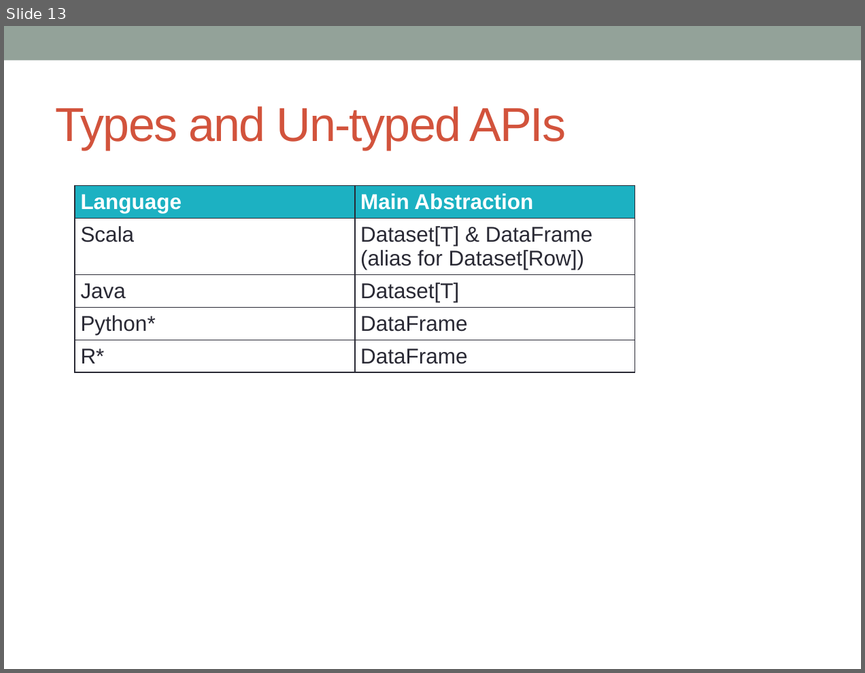
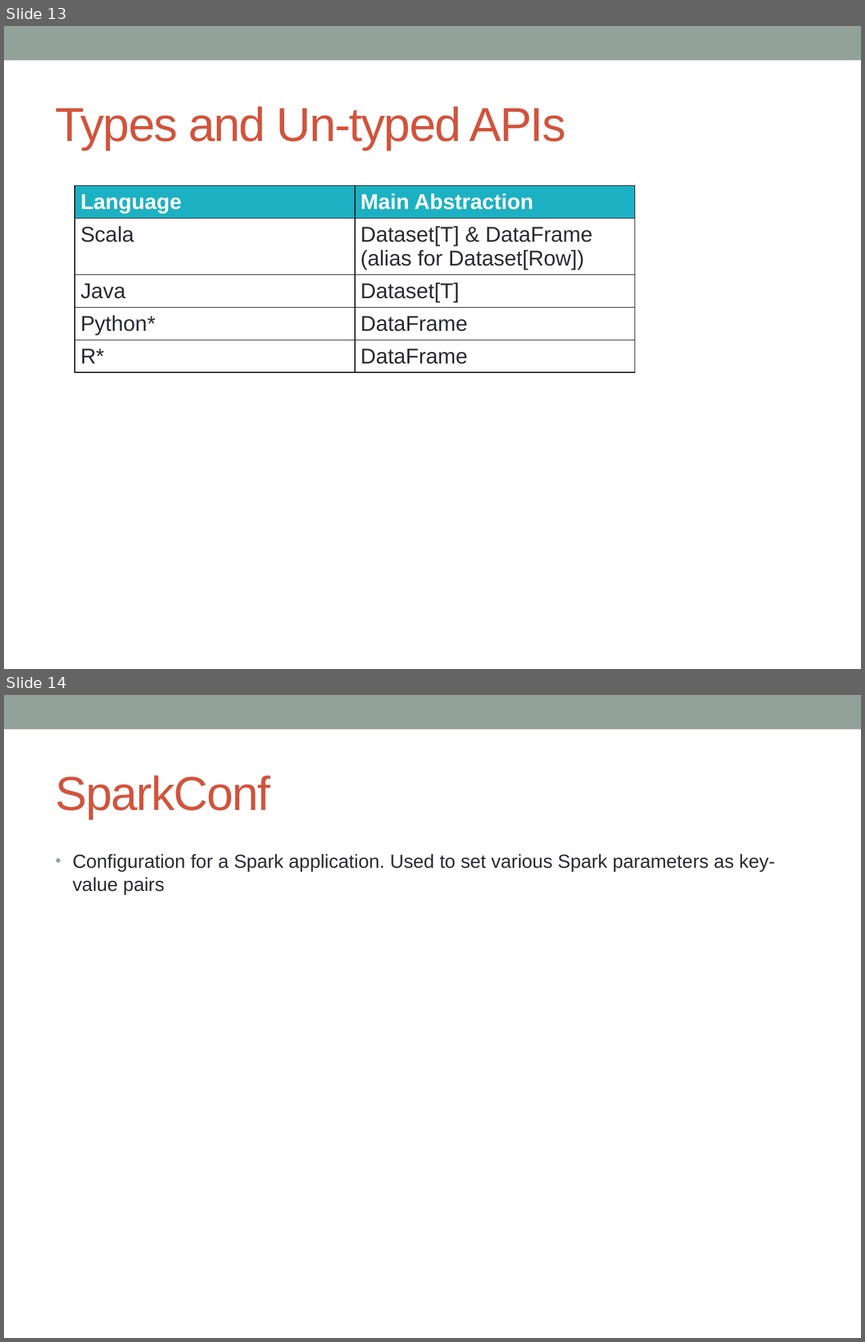
Before and after one commit to notionquest/ProjectDocumentation, a slide deck: Spark.pptx. Shown one above the other, each under a label of ours: slide 13 before the commit, slides 13 and 14 after it. The pictures are 865x673 and 865x1342 pixels, drawn with LibreOffice and Linux fonts; fonts in the diff are those of the drawing. Boxes give left, top, right and bottom in pixels: in the first picture for what was removed or moved away, otherwise in the second. Text is boxed around its words. In the diff, an @@ line names an element or a change of style, - is before the commit and + after.

```diff
--- a/Spark.pptx
+++ b/Spark.pptx
@@ slide 14 added at <box>4,695,861,1338</box>, background #FFFFFF; not listed: 1 template element that a slide beside it also shows @@
@@ title added at <box>56,775,271,819</box>, 40 pt, text #D2533C @@
+SparkConf
@@ text added at <box>73,853,775,894</box>, 16 pt, text #292934 @@
+• Configuration for a Spark application. Used to set various Spark parameters as key-value pairs
```
Also in this commit, not shown: 1 slide changed, 17 other slides added.
